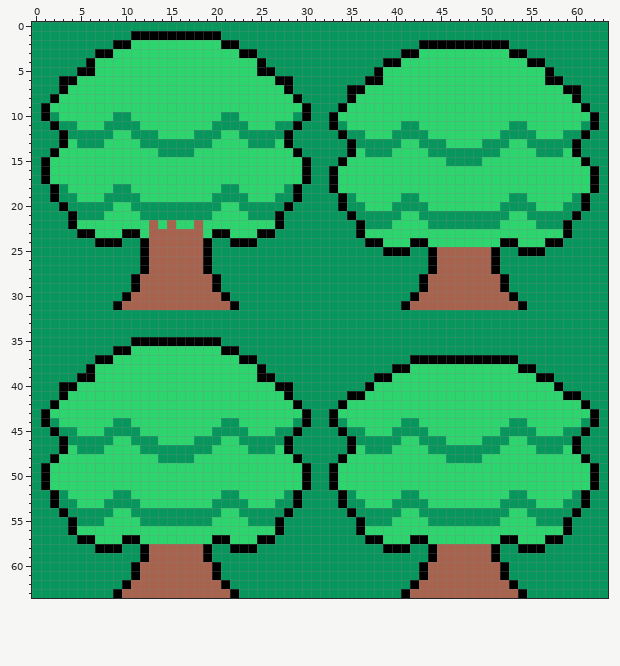
Pixel-art sprite -- ressources/gfx/tree_animation.png. This is how it looked before the edit.
The file is 64x64 pixels.
Once edited:
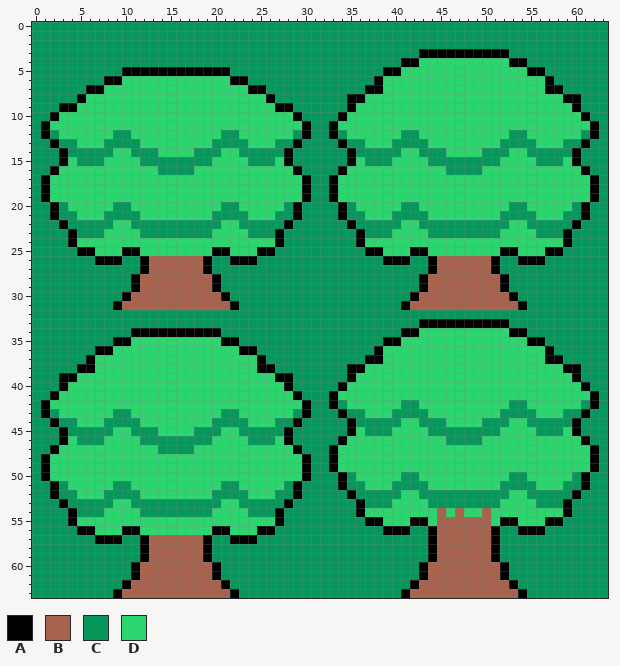
Palette (. is transparent): A #000000  B #a8634e  C #07975d  D #2dd56e
What changed:
y 1: x 11..20 AAAAAAAAAA -> CCCCCCCCCC
y 2: x 9..22 AADDDDDDDDDDAA -> CCCCCCCCCCCCCC; x 43..52 AAAAAAAAAA -> CCCCCCCCCC
y 3: x 7..24 AADDDDDDDDDDDDDDAA -> CCCCCCCCCCCCCCCCCC; x 41..54 AADDDDDDDDDDAA -> CCAAAAAAAAAACC
y 4: x 6..25 ADDDDDDDDDDDDDDDDDDA -> CCCCCCCCCCCCCCCCCCCC; x 39..42 AADD -> CCAA; x 53..56 DDAA -> AACC
y 5: x 5..26 AADDDDDDDDDDDDDDDDDDAA -> CCCCCAAAAAAAAAAAACCCCC; x 38..40 ADD -> CAA; x 55..57 DDA -> AAC
y 6: x 3..9 AADDDDD -> CCCCCAA; x 22..28 DDDDDAA -> AACCCCC; x 37 A -> C; x 58 A -> C
y 7: x 3..7 ADDDD -> CCCAA; x 24..28 DDDDA -> AACCC; x 35..38 AADD -> CCAA; x 57..60 DDAA -> AACC
y 8: x 2..5 ADDD -> CCCA; x 26..29 DDDA -> ACCC; x 36 D -> A; x 59 D -> A
y 9: x 1..4 ADDD -> CCAA; x 27..30 DDDA -> AACC; x 34..35 AD -> CA; x 60..61 DA -> AC
y 10: x 1..2 AC -> CA; x 9..10 CC -> DD; x 21..22 CC -> DD; x 29..30 CA -> AC; x 33..34 AD -> CA; x 61..62 DA -> AC
y 11: x 1..4 CACC -> ADDD; x 8..11 CCCC -> DDDD; x 20..23 CCCC -> DDDD; x 27..30 CCAC -> DDDA; x 34 C -> D; x 41..42 CC -> DD; x 53..54 CC -> DD; x 61 C -> D
y 12: x 1 C -> A; x 3..13 ACCCCCDDCCC -> DDDDDDCCDDD; x 18..28 CCCDDCCCCCA -> DDDCCDDDDDD; x 30 C -> A; x 33..36 CACC -> ACDD; x 40 C -> D; x 43 C -> D; x 52 C -> D; x 55 C -> D; x 59..62 CCAC -> DDCA
y 13: x 2..29 CADCCCDDDDCCCCCCCCDDDDCCCDAC -> ACCDDDCCCCDDDDDDDDCCCCDDDCCA; x 34..35 CA -> AC; x 37..39 CCC -> DDD; x 41..42 DD -> CC; x 44..45 CC -> DD; x 50..51 CC -> DD; x 53..54 DD -> CC; x 56..58 CCC -> DDD; x 60..61 AC -> CA
y 14: x 2..8 ADDDDDD -> CACCCCC; x 11..20 DDDCCCCDDD -> CCCDDDDCCC; x 23..29 DDDDDDA -> CCCCCAC; x 36 D -> C; x 40 D -> C; x 43 D -> C; x 46..49 CCCC -> DDDD; x 52 D -> C; x 55 D -> C; x 59 D -> C
y 15: x 1..3 ADD -> CCA; x 5..7 DDD -> CCC; x 12..19 DDDDDDDD -> CCCCCCCC; x 24..26 DDD -> CCC; x 28..30 DDA -> ACC; x 34..35 AD -> CA; x 37..39 DDD -> CCC; x 44..45 DD -> CC; x 50..51 DD -> CC; x 56..58 DDD -> CCC; x 60..61 DA -> AC
y 16: x 1..2 AD -> CA; x 14..17 DDDD -> CCCC; x 29..30 DA -> AC; x 33..34 AD -> CA; x 46..49 DDDD -> CCCC; x 61..62 DA -> AC
y 18: x 1..3 CAC -> ADD; x 9..10 CC -> DD; x 21..22 CC -> DD; x 28..30 CAC -> DDA
y 19: x 1..4 CACC -> ADDD; x 8..11 CCCC -> DDDD; x 20..23 CCCC -> DDDD; x 27..30 CCAC -> DDDA; x 33..35 CAC -> ADD; x 41..42 CC -> DD; x 53..54 CC -> DD; x 60..62 CAC -> DDA
y 20: x 2..29 CACCCCCDDCCCCCCCCCCDDCCCCCAC -> ACDDDDDCCDDDDDDDDDDCCDDDDDCA; x 36 C -> D; x 40 C -> D; x 43 C -> D; x 52 C -> D; x 55 C -> D; x 59 C -> D
y 21: x 2 C -> A; x 4..27 ACCCDDDDCCCCCCCCDDDDCCCA -> CDDDCCCCDDDDDDDDCCCCDDDC; x 29 C -> A; x 34..35 CA -> AC; x 37..39 CCC -> DDD; x 41..42 DD -> CC; x 44..51 CCCCCCCC -> DDDDDDDD; x 53..54 DD -> CC; x 56..58 CCC -> DDD; x 60..61 AC -> CA
y 22: x 3..8 CADDDD -> ACCCCC; x 11..20 DDBDBDDBDD -> CCCCCCCCCC; x 23..28 DDDDAC -> CCCCCA; x 35..36 CA -> AC; x 40 D -> C; x 43 D -> C; x 52 D -> C; x 55 D -> C; x 59..60 AC -> CA
y 23: x 4..7 CAAD -> ACCC; x 10..21 AADBBBBBBDAA -> DDCCCCCCCCDD; x 24..27 DAAC -> CCCA; x 37..39 DDD -> CCC; x 44..51 DDDDDDDD -> CCCCCCCC; x 56..58 DDD -> CCC
y 24: x 4..27 CCCAAACCABBBBBBACCAAACCC -> ADDDDDDDDDDDDDDDDDDDDDDA; x 36..38 CAA -> ADD; x 42..43 AA -> DD; x 52..53 AA -> DD; x 57..59 AAC -> DDA
y 25: x 5..26 CCCCCCCABBBBBBACCCCCCC -> AADDDAADDDDDDDDAADDDAA; x 37..58 CCAAACCABBBBBBACCAAACC -> AADDDAADDDDDDDDAADDDAA
y 26: x 7..9 CCC -> AAA; x 22..24 CCC -> AAA; x 39..41 CCC -> AAA; x 54..56 CCC -> AAA
y 33: x 43..52 CCCCCCCCCC -> AAAAAAAAAA
y 34: x 11..20 CCCCCCCCCC -> AAAAAAAAAA; x 41..54 CCCCCCCCCCCCCC -> AADDDDDDDDDDAA
y 35: x 9..22 CCAAAAAAAAAACC -> AADDDDDDDDDDAA; x 39..56 CCCCCCCCCCCCCCCCCC -> AADDDDDDDDDDDDDDAA
y 36: x 7..10 CCAA -> AADD; x 21..24 AACC -> DDAA; x 38..57 CCCCCCCCCCCCCCCCCCCC -> ADDDDDDDDDDDDDDDDDDA
y 37: x 6..8 CAA -> ADD; x 23..25 AAC -> DDA; x 37..58 CCCCCAAAAAAAAAAAACCCCC -> AADDDDDDDDDDDDDDDDDDAA
y 38: x 5 C -> A; x 26 C -> A; x 35..41 CCCCCAA -> AADDDDD; x 54..60 AACCCCC -> DDDDDAA
y 39: x 3..6 CCAA -> AADD; x 25..28 AACC -> DDAA; x 35..39 CCCAA -> ADDDD; x 56..60 AACCC -> DDDDA
y 40: x 4 A -> D; x 27 A -> D; x 34..37 CCCA -> ADDD; x 58..61 ACCC -> DDDA
y 41: x 2..3 CA -> AD; x 28..29 AC -> DA; x 33..36 CCAA -> ADDD; x 59..62 AACC -> DDDA
y 42: x 1..2 CA -> AD; x 29..30 AC -> DA; x 33..34 CA -> AC; x 41..42 DD -> CC; x 53..54 DD -> CC; x 61..62 AC -> CA
y 43: x 2 D -> C; x 9..10 DD -> CC; x 21..22 DD -> CC; x 29 D -> C; x 33..36 ADDD -> CACC; x 40..43 DDDD -> CCCC; x 52..55 DDDD -> CCCC; x 59..62 DDDA -> CCAC
y 44: x 1..4 ACDD -> CACC; x 8 D -> C; x 11 D -> C; x 20 D -> C; x 23 D -> C; x 27..30 DDCA -> CCAC; x 33 A -> C; x 35..45 DDDDDDCCDDD -> ACCCCCDDCCC; x 50..60 DDDCCDDDDDD -> CCCDDCCCCCA; x 62 A -> C
y 45: x 2..3 AC -> CA; x 5..7 DDD -> CCC; x 9..10 CC -> DD; x 12..13 DD -> CC; x 18..19 DD -> CC; x 21..22 CC -> DD; x 24..26 DDD -> CCC; x 28..29 CA -> AC; x 34..61 ACCDDDCCCCDDDDDDDDCCCCDDDCCA -> CADCCCDDDDCCCCCCCCDDDDCCCDAC
y 46: x 4 C -> D; x 8 C -> D; x 11 C -> D; x 14..17 DDDD -> CCCC; x 20 C -> D; x 23 C -> D; x 27 C -> D; x 34..40 CACCCCC -> ADDDDDD; x 43..52 CCCDDDDCCC -> DDDCCCCDDD; x 55..61 CCCCCAC -> DDDDDDA
y 47: x 2..3 CA -> AD; x 5..7 CCC -> DDD; x 12..13 CC -> DD; x 18..19 CC -> DD; x 24..26 CCC -> DDD; x 28..29 AC -> DA; x 33..35 CCA -> ADD; x 37..39 CCC -> DDD; x 44..51 CCCCCCCC -> DDDDDDDD; x 56..58 CCC -> DDD; x 60..62 ACC -> DDA
y 48: x 1..2 CA -> AD; x 14..17 CCCC -> DDDD; x 29..30 AC -> DA; x 33..34 CA -> AD; x 46..49 CCCC -> DDDD; x 61..62 AC -> DA
y 50: x 33..35 ADD -> CAC; x 41..42 DD -> CC; x 53..54 DD -> CC; x 60..62 DDA -> CAC
y 51: x 1..3 ADD -> CAC; x 9..10 DD -> CC; x 21..22 DD -> CC; x 28..30 DDA -> CAC; x 33..36 ADDD -> CACC; x 40..43 DDDD -> CCCC; x 52..55 DDDD -> CCCC; x 59..62 DDDA -> CCAC
y 52: x 4 D -> C; x 8 D -> C; x 11 D -> C; x 20 D -> C; x 23 D -> C; x 27 D -> C; x 34..61 ACDDDDDCCDDDDDDDDDDCCDDDDDCA -> CACCCCCDDCCCCCCCCCCDDCCCCCAC
y 53: x 2..3 AC -> CA; x 5..7 DDD -> CCC; x 9..10 CC -> DD; x 12..19 DDDDDDDD -> CCCCCCCC; x 21..22 CC -> DD; x 24..26 DDD -> CCC; x 28..29 CA -> AC; x 34 A -> C; x 36..59 CDDDCCCCDDDDDDDDCCCCDDDC -> ACCCDDDDCCCCCCCCDDDDCCCA; x 61 A -> C
y 54: x 3..4 AC -> CA; x 8 C -> D; x 11 C -> D; x 20 C -> D; x 23 C -> D; x 27..28 CA -> AC; x 35..40 ACCCCC -> CADDDD; x 43..52 CCCCCCCCCC -> DDBDBDDBDD; x 55..60 CCCCCA -> DDDDAC
y 55: x 5..7 CCC -> DDD; x 12..19 CCCCCCCC -> DDDDDDDD; x 24..26 CCC -> DDD; x 36..39 ACCC -> CAAD; x 42..53 DDCCCCCCCCDD -> AADBBBBBBDAA; x 56..59 CCCA -> DAAC
y 56: x 4..6 ADD -> CAA; x 10..11 DD -> AA; x 20..21 DD -> AA; x 25..27 DDA -> AAC; x 36..59 ADDDDDDDDDDDDDDDDDDDDDDA -> CCCAAACCABBBBBBACCAAACCC
y 57: x 5..26 AADDDAADDDDDDDDAADDDAA -> CCAAACCABBBBBBACCAAACC; x 37..58 AADDDAADDDDDDDDAADDDAA -> CCCCCCCABBBBBBACCCCCCC
y 58: x 7..9 AAA -> CCC; x 22..24 AAA -> CCC; x 39..41 AAA -> CCC; x 54..56 AAA -> CCC
